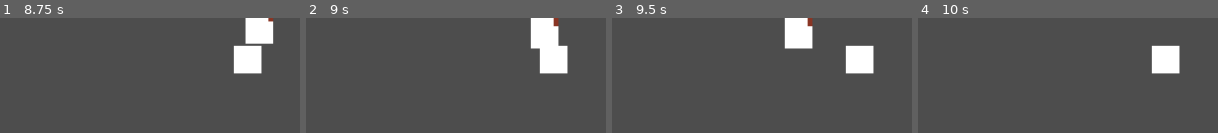
Above: before the commit, frames 1-4 (left to right).
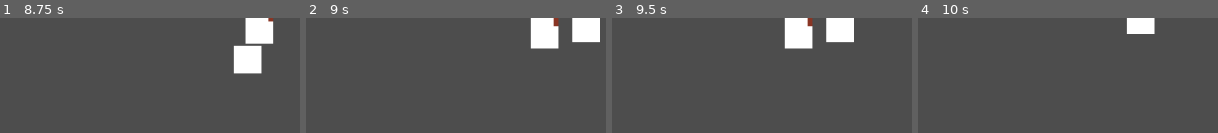
Above: after the commit, the same moments.

Repository: Cobeannn/video-game
Game: Godot game, scene res://scenes/main_game.tscn
Two runs of this game, one before a commit and one after it. Both use one fixed random seed, a clock stepped at 60 frames per second and the inputs below.
Inputs:
- Up to frame 1 (8.75 s): tap Enter at 0.5, 2.75, 4.25 s; hold Up (ui_up) 0.53-2.03 s; tap E (ui_interact, bound only after the commit) every 0.75 s from 0.6 to 8.1 s; tap Space at 2, 3.5, 5.75 s; hold Left (ui_left) 2.03-3.53 s; hold Down (ui_down) 3.53-4.28 s; hold Right (ui_right) 4.28-5.03 s; hold Up (ui_up) 5.03-5.78 s; hold Right (ui_right) 5.78-8.03 s; hold Down (ui_down) from 8.03 s (still down)
- Up to frame 2 (9 s): release Down (ui_down) at 8.78 s; hold Left (ui_left) from 8.78 s (still down); tap E (ui_interact, bound only after the commit) at 8.85 s
- Up to frame 3 (9.5 s): keep holding Left (ui_left)
- Up to frame 4 (10 s): release Left (ui_left) at 9.53 s; hold Up (ui_up) from 9.53 s (still down); tap E (ui_interact, bound only after the commit) at 9.6 s

Frame 1 is identical in both runs. In frame 2, 4.3% of the frame differs, in the area x 77-98%, y 0-49%; in frame 3, 4.5%, in the area x 71-88%, y 0-49%; in frame 4, 3.7%.

Commit message:
added interactions

Diff:
--- a/video-game/project.godot
+++ b/video-game/project.godot
@@ -15,9 +15,21 @@
 config/features=PackedStringArray("4.6", "Forward Plus")
 config/icon="res://icon.svg"
 
+[autoload]
+
+Reference="*uid://bfnmrwnt6s52v"
+
 [display]
 
 window/vsync/vsync_mode=0
+
+[input]
+
+ui_interact={
+"deadzone": 0.2,
+"events": [Object(InputEventKey,"resource_local_to_scene":false,"resource_name":"","device":-1,"window_id":0,"alt_pressed":false,"shift_pressed":false,"ctrl_pressed":false,"meta_pressed":false,"pressed":false,"keycode":0,"physical_keycode":69,"key_label":0,"unicode":101,"location":0,"echo":false,"script":null)
+]
+}
 
 [physics]
 
--- a/video-game/scenes/main_game.tscn
+++ b/video-game/scenes/main_game.tscn
@@ -7,7 +7,7 @@
 size = Vector2(40, 59)
 
 [sub_resource type="RectangleShape2D" id="RectangleShape2D_72e8q"]
-size = Vector2(40, 40)
+size = Vector2(73, 70)
 
 [node name="Node2D" type="Node2D" unique_id=397669883]
 
@@ -39,20 +39,21 @@
 color = Color(0.53884655, 0.20902741, 0.1398598, 1)
 metadata/_edit_use_anchors_ = true
 
-[node name="CollisionShape2D" type="CollisionShape2D" parent="CharacterBody2D" unique_id=647942814]
+[node name="CollisionShape2D" type="CollisionShape2D" parent="CharacterBody2D" unique_id=1994678154]
 shape = SubResource("RectangleShape2D_q7yvd")
-disabled = true
 
-[node name="Area2D" type="Area2D" parent="." unique_id=935567722]
+[node name="Area2D" type="Area2D" parent="." unique_id=935567722 node_paths=PackedStringArray("player")]
 position = Vector2(337, 40)
 script = ExtResource("2_72e8q")
+player = NodePath("../CharacterBody2D")
 
 [node name="ColorRect" type="ColorRect" parent="Area2D" unique_id=683643372]
 offset_right = 40.0
 offset_bottom = 40.0
 
 [node name="CollisionShape2D" type="CollisionShape2D" parent="Area2D" unique_id=1329345888]
-position = Vector2(20, 20)
+position = Vector2(19.5, 19)
 shape = SubResource("RectangleShape2D_72e8q")
 
-[connection signal="body_entered" from="Area2D" to="CharacterBody2D" method="_on_player_entered"]
+[connection signal="body_entered" from="Area2D" to="CharacterBody2D" method="_on_stock_touch"]
+[connection signal="body_exited" from="Area2D" to="CharacterBody2D" method="_on_stock_exit"]
--- a/video-game/scripts/player.gd
+++ b/video-game/scripts/player.gd
@@ -1,8 +1,8 @@
 extends CharacterBody2D
-
+var interactable = false
+var pick_up = false
 
 const SPEED = 150.0
-
 
 func _physics_process(delta: float) -> void:
 	var direction_x := Input.get_axis("ui_left", "ui_right")
@@ -19,10 +19,17 @@
 	move_and_slide()
 
 
-func _process(delta):
+func _ready():
 	pass
 
 
+func _process(delta):
+	if Input.is_action_just_pressed("ui_interact") and interactable:
+		pick_up = true
 
-func _on_player_entered(body: Node2D) -> void:
-	pass # Replace with function body.
+func _on_stock_touch(body: Node2D) -> void:
+	interactable = true
+
+
+func _on_stock_exit(body: Node2D) -> void:
+	interactable = false
--- /dev/null
+++ b/video-game/scripts/reference.gd
@@ -0,0 +1,10 @@
+extends Node
+
+# Called when the node enters the scene tree for the first time.
+func _ready() -> void:
+	pass # Replace with function body.
+
+
+# Called every frame. 'delta' is the elapsed time since the previous frame.
+func _process(delta: float) -> void:
+	pass
--- a/video-game/scripts/stock_box.gd
+++ b/video-game/scripts/stock_box.gd
@@ -1,11 +1,15 @@
-extends StaticBody2D
+extends Area2D
 
-
-# Called when the node enters the scene tree for the first time.
-func _ready() -> void:
-	pass # Replace with function body.
-
+@export var player: CharacterBody2D
 
 # Called every frame. 'delta' is the elapsed time since the previous frame.
 func _process(delta: float) -> void:
-	pass
+	if player.pick_up:
+		position = player.position + Vector2(40,-20)
+		await get_tree().create_timer(0.2).timeout
+		if Input.is_action_just_pressed("ui_interact"):
+			player.pick_up = false
+
+
+func _player_touch(area: Area2D) -> void:
+	print("AHHH")
Not shown, added: video-game/scripts/reference.gd.uid
